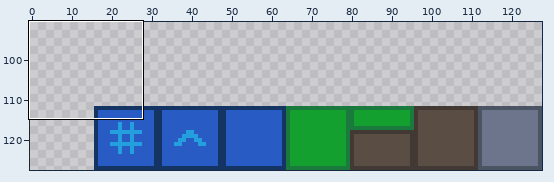
Sprite sheet, stored at Assets/Materials/Textures.png. Above, an overview of the earlier version with the close-up marked.
Close-up. Old version:
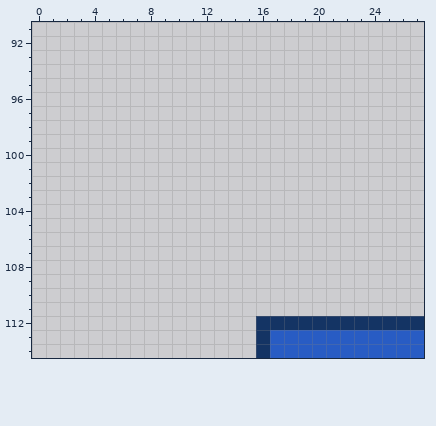
The file is 128x128 pixels. Shown: x 0..27, y 91..114. The wide view leaves out empty margins.
After the commit:
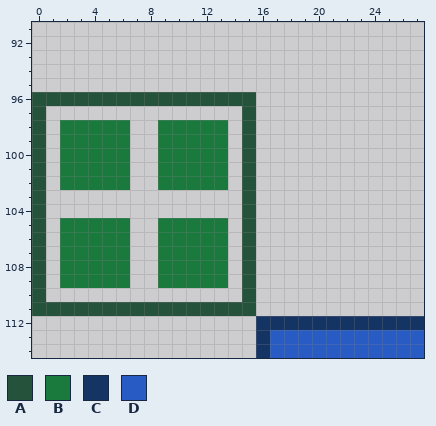
Palette (. is transparent): A #24523b  B #1a7a3e  C #143464  D #285cc4
What changed:
@@ x 0..17 @@
  95 ..................
- 96 ..................
- 97 ..................
- 98 ..................
- 99 ..................
-100 ..................
-101 ..................
-102 ..................
-103 ..................
-104 ..................
-105 ..................
-106 ..................
-107 ..................
-108 ..................
-109 ..................
-110 ..................
-111 ..................
+ 96 AAAAAAAAAAAAAAAA..
+ 97 A..............A..
+ 98 A.BBBBB..BBBBB.A..
+ 99 A.BBBBB..BBBBB.A..
+100 A.BBBBB..BBBBB.A..
+101 A.BBBBB..BBBBB.A..
+102 A.BBBBB..BBBBB.A..
+103 A..............A..
+104 A..............A..
+105 A.BBBBB..BBBBB.A..
+106 A.BBBBB..BBBBB.A..
+107 A.BBBBB..BBBBB.A..
+108 A.BBBBB..BBBBB.A..
+109 A.BBBBB..BBBBB.A..
+110 A..............A..
+111 AAAAAAAAAAAAAAAA..
 112 ................CC
Changed places in both close-ups, as pixel boxes (x1, y1, x2, y2):
added: (32, 92, 256, 316)
